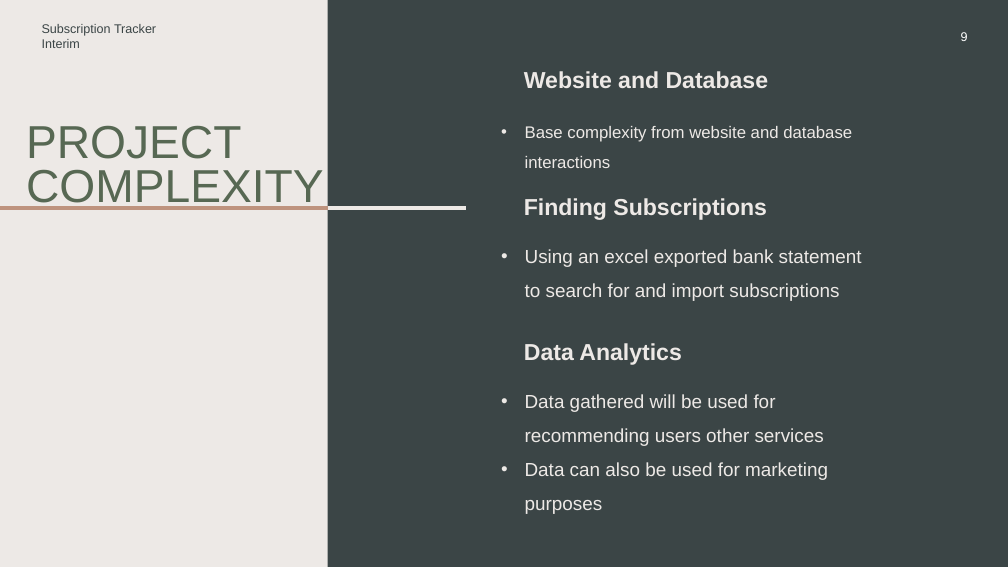
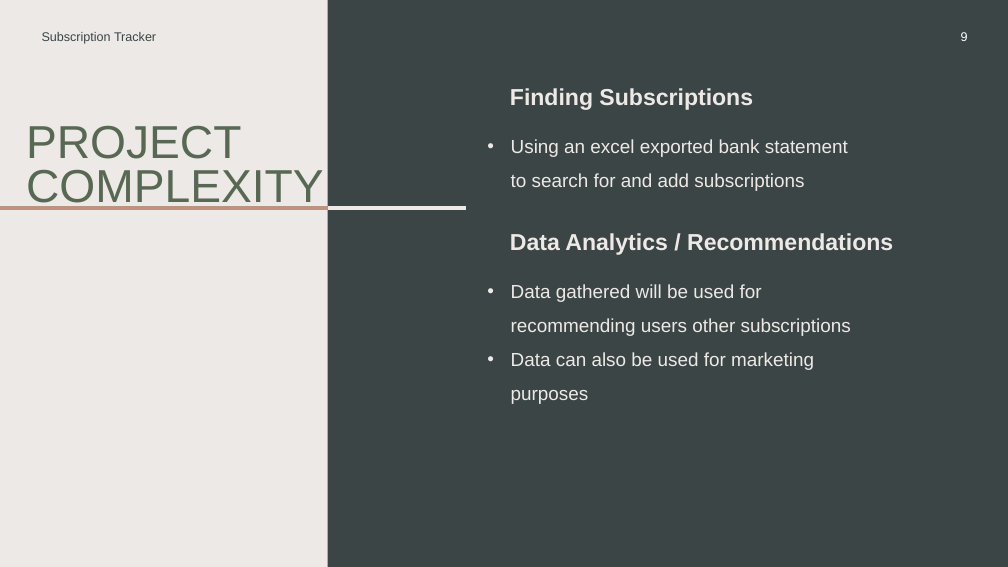
Before and after one commit to DorkSoul/4th-Year, a slide deck: slide 9 of Final-Year-Project/Subscription Tracker.pptx. Drawn at 1008x567 pixels with LibreOffice and Linux fonts; fonts in the diff are those of the drawing. Boxes give left, top, right and bottom in pixels: in the first picture for what was removed or moved away, otherwise in the second. Text is boxed around its words. In the diff, an @@ line names an element or a change of style, - is before the commit and + after.

```diff
--- a/Final-Year-Project/Subscription Tracker.pptx
+++ b/Final-Year-Project/Subscription Tracker.pptx
@@ text at <box>42,32,156,44</box>: text changed @@
-Subscription Tracker
-Interim
+Subscription Tracker
@@ text "Finding Subscriptions": place and size @@
-text "Finding Subscriptions" at <box>524,198,767,220</box>
+text "Finding Subscriptions" at <box>510,88,753,110</box>
@@ text removed at <box>524,71,769,88</box> @@
-Website and Database
@@ text at <box>511,139,848,191</box>: text changed @@
-• Using an excel exported bank statement to search for and import subscriptions
+• Using an excel exported bank statement to search for and add subscriptions
@@ text removed at <box>525,126,852,168</box> @@
-• Base complexity from website and database interactions
@@ text at <box>510,233,893,255</box>: text changed @@
-Data Analytics
+Data Analytics / Recommendations
@@ text "Data gathered will be used ...": place and size @@
-text "Data gathered will be used ..." at <box>525,394,828,514</box>
+text "Data gathered will be used ..." at <box>511,284,851,404</box>
@@ text at <box>511,284,851,336</box>: text changed @@
-• Data gathered will be used for recommending users other services
+• Data gathered will be used for recommending users other subscriptions
```
Also in this commit, not shown: 9 other slides changed, 4 slides added, 2 slides removed, 26 other files.
